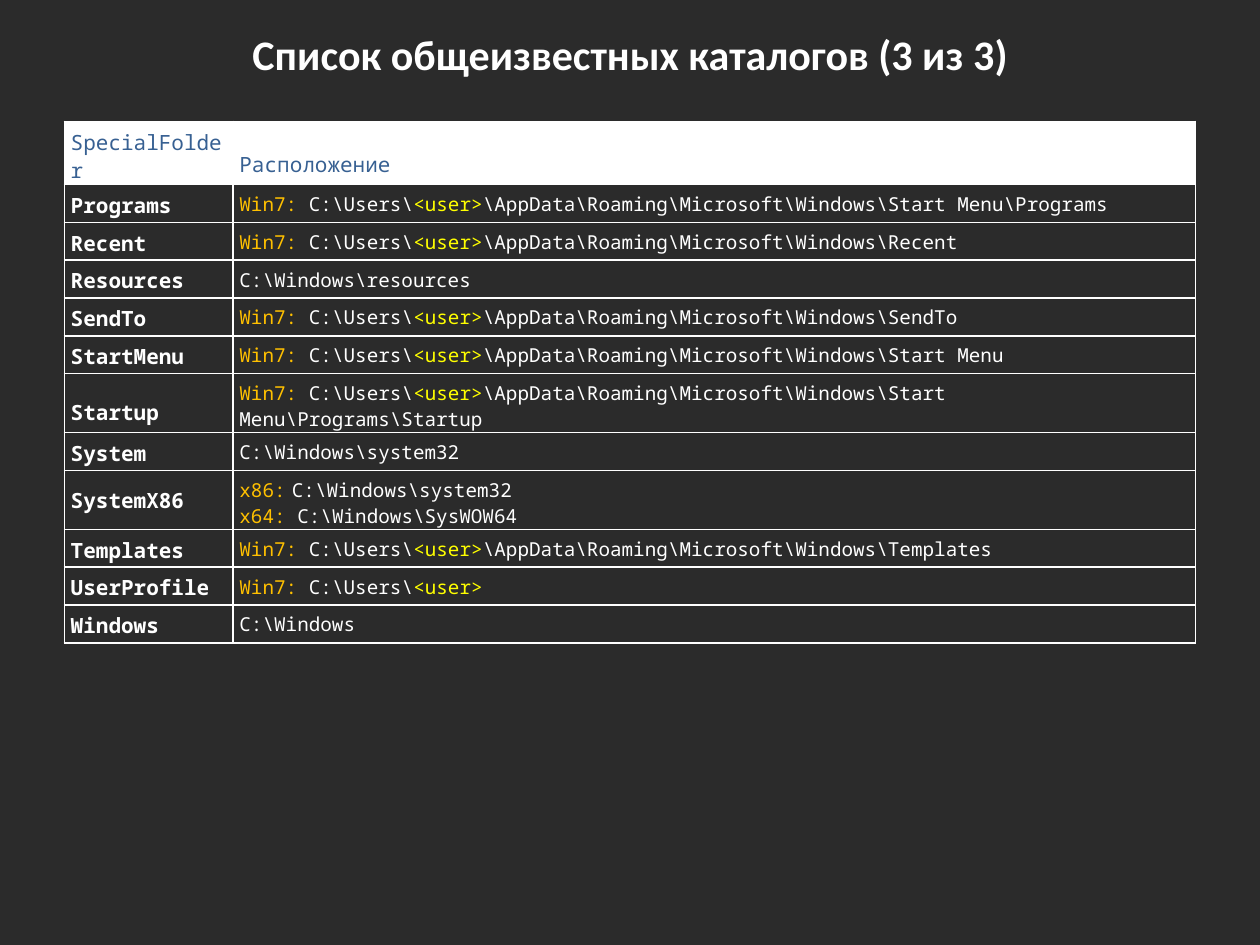
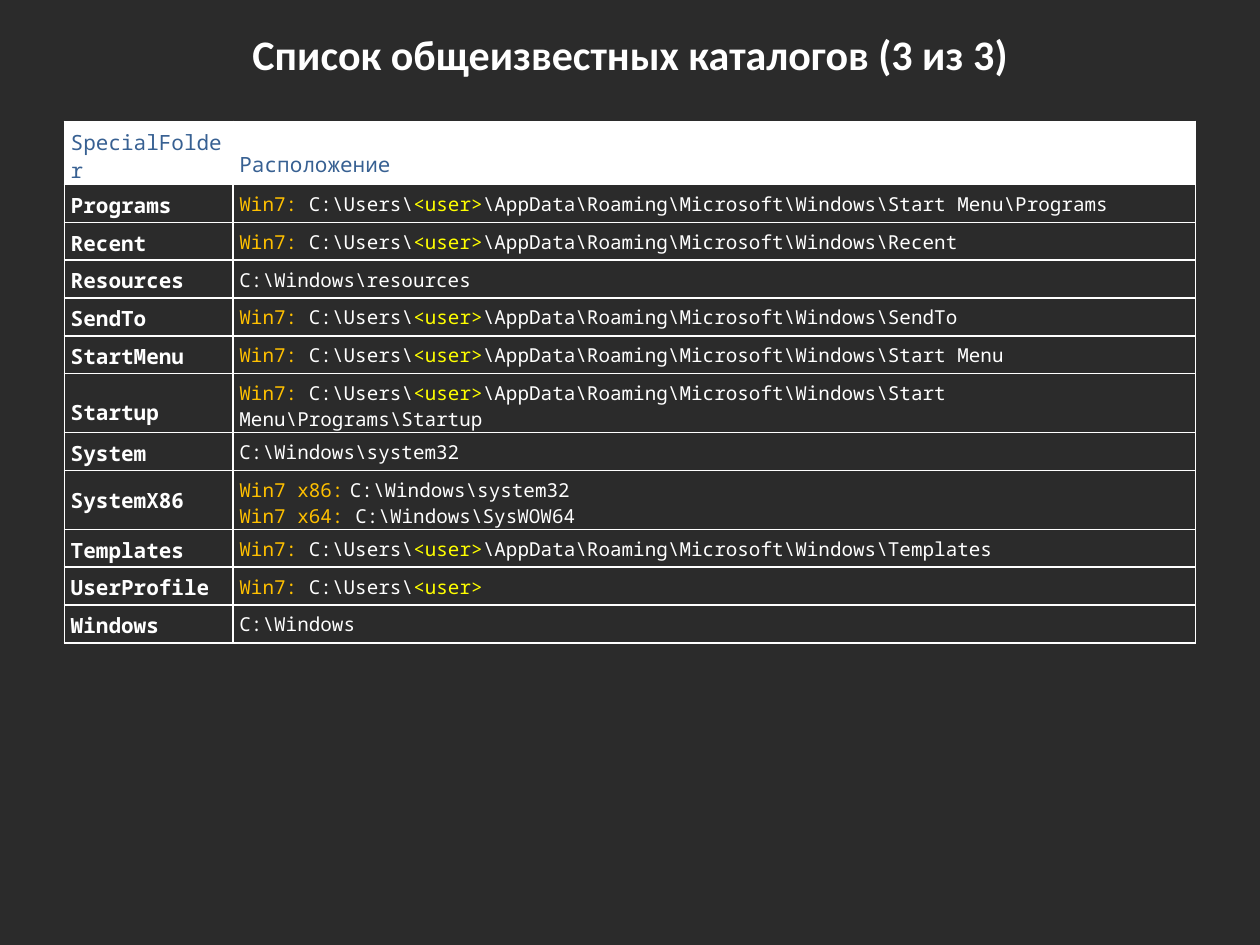
Before and after one commit to bazile/Training, a slide deck: slide 29 of Presentation/lesson-04-io.pptx (slide 24 before the commit). Drawn at 1260x945 pixels with LibreOffice and Linux fonts; fonts in the diff are those of the drawing; background and template pictures are left out; a plain dark background stands for a picture behind light text. Boxes give left, top, right and bottom in pixels: in the first picture for what was removed or moved away, otherwise in the second. Text is boxed around its words. In the diff, an @@ line names an element or a change of style, - is before the commit and + after.

```diff
--- a/Presentation/lesson-04-io.pptx
+++ b/Presentation/lesson-04-io.pptx
@@ table at bbox=[64, 121, 1196, 637] @@
-row 9, column 2: x86: C:\Windows\system32 / x64: C:\Windows\SysWOW64
+row 9, column 2: Win7 x86: C:\Windows\system32 / Win7 x64: C:\Windows\SysWOW64
```
Also in this commit, not shown: 6 other slides changed, 6 slides added, 2 other files.
